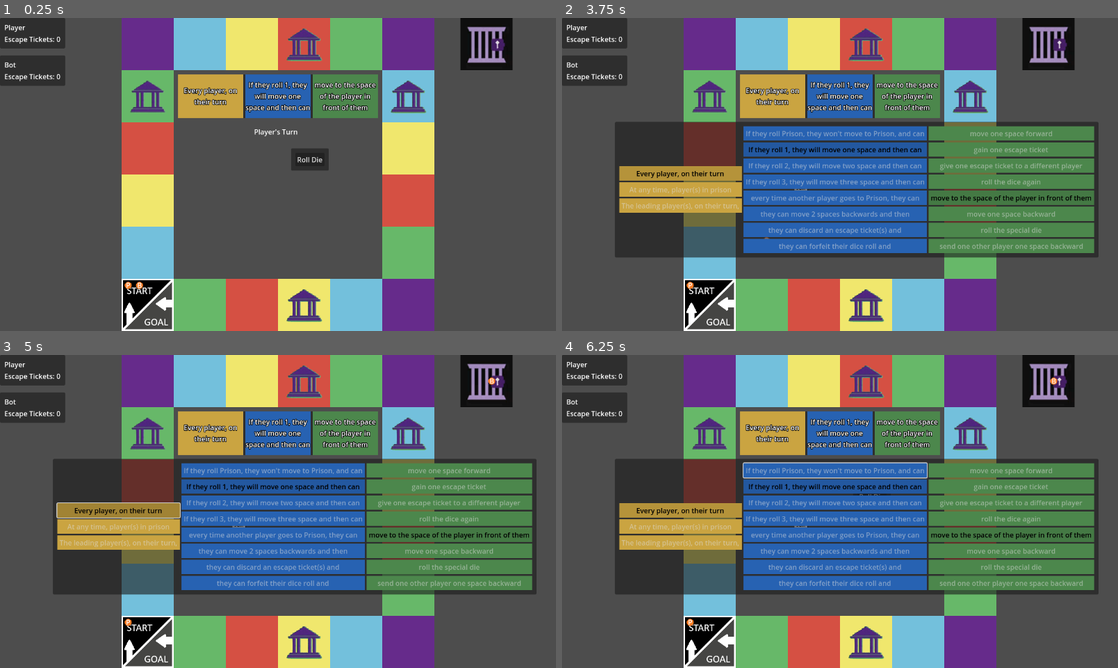
Above: before the commit, frames 1-4 (two rows, left to right).
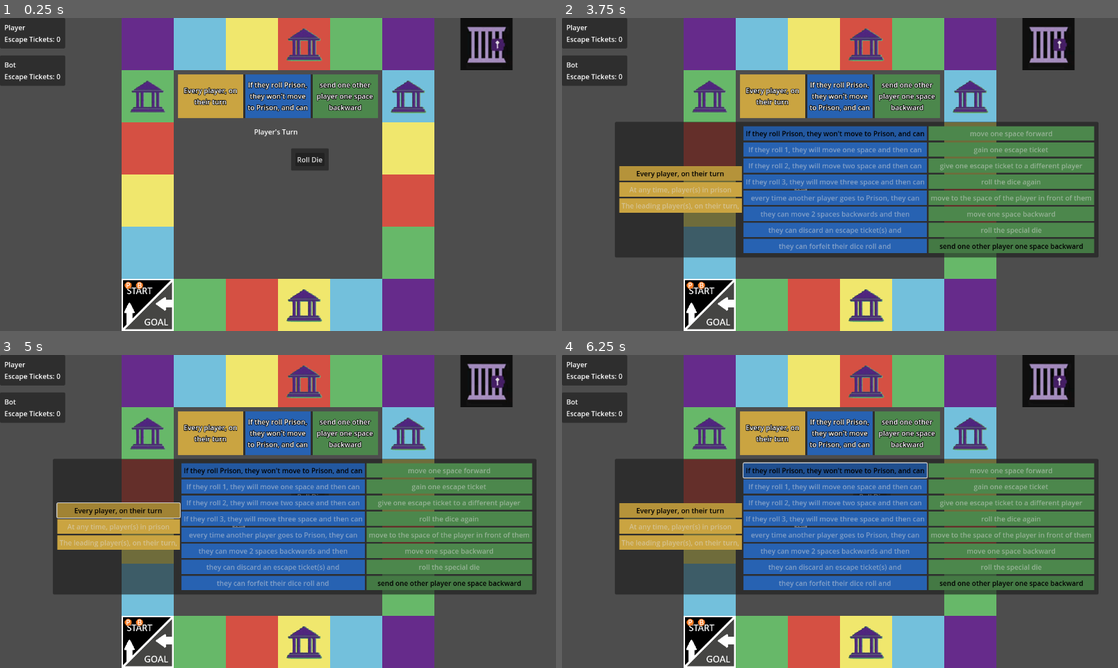
Above: after the commit, the same moments.

Repository: tjfeldman/RulesRace
Game: Godot game, scene res://rules_race_board.tscn
Two runs of this game, one before a commit and one after it. Both use one fixed random seed, a clock stepped at 60 frames per second and the inputs below.
Inputs (mouse positions are in pixels of both pictures, inside the frame that each line leads up to):
- Up to frame 1 (0.25 s): no input
- Up to frame 2 (3.75 s): click "Roll Die" at 0.5 s; tap Enter at 1.25, 3.5 s; move the mouse to (962, 158) at 1.27 s; click (962, 158) at 1.42 s; click "End Turn" at 2 s; tap Space at 2.75 s; move the mouse to (728, 190) at 2.77 s; click (728, 190) at 2.92 s; move the mouse to (895, 105) at 3.52 s; click (895, 105) at 3.67 s
- Up to frame 3 (5 s): click "Every player, on their turn" at 4.25 s
- Up to frame 4 (6.25 s): click (834, 486) at 5 s, where only the run before the commit has a clickable "If they roll 1, they will mov…"; click (834, 470) at 5.75 s, where only the run after the commit has a clickable "If they roll Prison, they won…"

The runs differ from the first frame. In frame 1, 0.9% of the frame differs, in the area x 44-68%, y 20-31%; in frame 2, 2.1%; in frame 3, 2.1%; in frame 4, 3.3%, in the area x 24-96%, y 7-87%.

Commit message:
Changed handling of Group Rules so everything is handled in the GroupRuleManager. Changed movePlayerForward and movePlayerBackward functions to private and added movePlayerXSpaces to clean up player movement. Added effect trigger for moving another player back. Added selection UI for target effects.
Signed-off-by: Tyler Feldman <tyler.feldman148@gmail.com>

Diff:
--- /dev/null
+++ b/scenes/selectPlayerPrompt.tscn
@@ -0,0 +1,31 @@
+[gd_scene load_steps=2 format=3 uid="uid://bkcvgkppr4cdj"]
+
+[ext_resource type="Script" uid="uid://bqkbfljk2qwdr" path="res://scripts/SelectPlayerPrompt.gd" id="1_o04oh"]
+
+[node name="SelectPlayer" type="CenterContainer"]
+offset_right = 1280.0
+offset_bottom = 720.0
+script = ExtResource("1_o04oh")
+
+[node name="PanelContainer" type="PanelContainer" parent="."]
+layout_mode = 2
+
+[node name="MarginContainer" type="MarginContainer" parent="PanelContainer"]
+layout_mode = 2
+theme_override_constants/margin_left = 5
+theme_override_constants/margin_top = 5
+theme_override_constants/margin_right = 5
+theme_override_constants/margin_bottom = 5
+
+[node name="VBoxContainer" type="VBoxContainer" parent="PanelContainer/MarginContainer"]
+layout_mode = 2
+
+[node name="Label" type="Label" parent="PanelContainer/MarginContainer/VBoxContainer"]
+layout_mode = 2
+text = "Select Player"
+
+[node name="HSeparator" type="HSeparator" parent="PanelContainer/MarginContainer/VBoxContainer"]
+layout_mode = 2
+
+[node name="ButtonList" type="VBoxContainer" parent="PanelContainer/MarginContainer/VBoxContainer"]
+layout_mode = 2
--- a/scripts/GroupRuleManager.gd
+++ b/scripts/GroupRuleManager.gd
@@ -10,17 +10,20 @@
 var triggerRule: GroupRules.Trigger = GroupRules.Trigger.NONE;
 var effectRule: GroupRules.Effect = GroupRules.Effect.NONE;
 
+var canRules = [GroupRules.Trigger.ROLL_PRISON, GroupRules.Trigger.ROLL_ONE, GroupRules.Trigger.ROLL_TWO, GroupRules.Trigger.ROLL_THREE, GroupRules.Trigger.MOVES_PRISON]
+var targetsAnotherPlayer = [GroupRules.Effect.TRANSFER_TICKET, GroupRules.Effect.SEND_PLAYER_BACK_ONE]
+
 const LABEL_TEXT = {
 	GroupRules.Effect.MOVE_ONE: "Would you like to move 1 space forward?",
 	GroupRules.Effect.GAIN_TICKET: "Would you like to gain 1 Escape Ticket?",
 	GroupRules.Effect.REROLL_DIE: "Would you like to roll the die again?",
 	GroupRules.Effect.ROLL_SPECIAL_DIE: "Would you like to roll the special die?",
 	GroupRules.Effect.MOVE_TO_PLAYER_AHEAD: "Would you like to move to the player ahead?",
+	GroupRules.Effect.MOVE_BACK: "Would you like to move back 1 space?",
+	GroupRules.Effect.SEND_PLAYER_BACK_ONE: "Pick player to move back 1 space"
 }
 
 #TODO: Maybe change to Static Class
-
-var cachePlayerAhead = null;
 
 func _ready() -> void:
 	group_rule_selector.visible = false;
@@ -40,18 +43,30 @@
 	effectRule = effectRuleBtn.type;
 
 func _can_benefit_from_effect(affectedPlayer: Player):
+	#if player has made it to the goal, they cannot benefit from the effect
+	if affectedPlayer.hasFinished(): return false;
+
 	match effectRule:
 		GroupRules.Effect.MOVE_ONE:
 			return !affectedPlayer.isInJail();
 		GroupRules.Effect.MOVE_TO_PLAYER_AHEAD:
 			return !affectedPlayer.isInJail() and PlayerManager.getPlayerAhead(affectedPlayer);
+		GroupRules.Effect.MOVE_BACK:
+			return affectedPlayer.getBoardPosition() > 0;
+		GroupRules.Effect.SEND_PLAYER_BACK_ONE:
+			#we can't move players who are at the start or are currently in jail
+			return PlayerManager.getListOfAllOtherPlayers(affectedPlayer).filter(func(p): return p.getBoardPosition() > 0 and not p.isInJail());
 		_:
 			return true;
 
-func _trigger_effect(affectedPlayer: Player):
+func _trigger_effect(scene: Node2D, affectedPlayer: Player):
+	#if the rule can be used, asked the player if they want to use it
+	if effectRule in canRules and not affectedPlayer.isBot():
+		#exit if they decline
+		if not await _promptForEffect(scene): return;
 	match effectRule:
 		GroupRules.Effect.MOVE_ONE:
-			await affectedPlayer.movePlayerForward();
+			await affectedPlayer.movePlayerXSpaces(1);
 		GroupRules.Effect.GAIN_TICKET:
 			affectedPlayer.addEscapeTicket();
 		GroupRules.Effect.REROLL_DIE:
@@ -60,32 +75,70 @@
 			Events.emit_signal("gain_die_roll", true);
 		GroupRules.Effect.MOVE_TO_PLAYER_AHEAD:
 			await affectedPlayer.moveToPlayer(PlayerManager.getPlayerAhead(affectedPlayer));
+		GroupRules.Effect.MOVE_BACK:
+			await affectedPlayer.movePlayerXSpaces(-1);
 
-func checkRollTrigger(roll: Variant):
+func _target_effect(scene: Node2D, affectedPlayer: Player):
+	#we can't move players who are at the start or are currently in jail
+	var playerList = PlayerManager.getListOfAllOtherPlayers(affectedPlayer);
+	var target : Player = null;
+	match effectRule:
+		GroupRules.Effect.SEND_PLAYER_BACK_ONE:
+			#can't move players who are at start or currently in jail
+			playerList.filter(func(p): return p.getBoardPosition() > 0 and not p.isInJail());
+			if affectedPlayer.isBot():
+				target = playerList.pick_random();
+			else:
+				target = await _promptTargetEffect(scene, playerList);
+			if not target: return;	#if no target is selected, exit
+			await target.movePlayerXSpaces(-1);
+
+func checkRollTrigger(scene: Node2D, player: Player, roll: Variant):
 	match [triggerRule, roll]:
 		[GroupRules.Trigger.ROLL_PRISON, "Jail"]:
+			#DO NOT GO TO JAIL AND CAN USE EFFECT
+			if _can_benefit_from_effect(player):
+				await _useEffect(scene, player);
 			return true;
 		[GroupRules.Trigger.ROLL_ONE, 1]:
+			#MOVE PLAYER FORWARD 1 AND CAN USE EFFECT
+			await player.movePlayerXSpaces(1);
+			if _can_benefit_from_effect(player):
+				await _useEffect(scene, player);
 			return true;
 		[GroupRules.Trigger.ROLL_TWO, 2]:
+			#MOVE PLAYER FORWARD 2 AND CAN USE EFFECT
+			await player.movePlayerXSpaces(2);
+			if _can_benefit_from_effect(player):
+				await _useEffect(scene, player);
 			return true;
 		[GroupRules.Trigger.ROLL_THREE, 3]:
+			#MOVE PLAYER FORWARD 3 AND CAN USE EFFECT
+			await player.movePlayerXSpaces(3);
+			if _can_benefit_from_effect(player):
+				await _useEffect(scene, player);
 			return true;
 		_:
 			return false;
 
-#prompts the player who triggered the rule to gain the benefit
-func promptRuleEffect(scene: Node2D, player: Player):
-	if not _can_benefit_from_effect(player):
-		return; #no reason to prompt player for effect since they cannot benefit
+func _useEffect(scene: Node2D, player: Player):
+	if effectRule in targetsAnotherPlayer:
+		await _target_effect(scene, player);
+	else:
+		await _trigger_effect(scene, player);
 
-	if !player.isBot():
-		var confirmBox = preload("res://scenes/confirmRuleUsage.tscn");
-		var confirm = confirmBox.instantiate();
-		scene.add_child(confirm);
-		confirm.setLabel(LABEL_TEXT[effectRule]);
-		if await confirm.choice_choosen:
-			await _trigger_effect(player);
-	else:
-		await get_tree().create_timer(0.5).timeout;
-		await _trigger_effect(player);
+#prompts the player who triggered the rule if they want to use the effect
+func _promptForEffect(scene: Node2D):
+	var confirmBox = preload("res://scenes/confirmRuleUsage.tscn");
+	var confirm = confirmBox.instantiate();
+	scene.add_child(confirm);
+	confirm.setLabel(LABEL_TEXT[effectRule]);
+	return confirm.choice_choosen;
+
+#prompt the player who they want to target
+func _promptTargetEffect(scene: Node2D, targetList: Array[Player]):
+	var selectPrompt = preload("res://scenes/selectPlayerPrompt.tscn");
+	var prompt = selectPrompt.instantiate();
+	scene.add_child(prompt);
+	prompt.setPlayerList(targetList, triggerRule in canRules);
+	return await prompt.selected_player;
--- a/scripts/GroupRuleSelector.gd
+++ b/scripts/GroupRuleSelector.gd
@@ -49,8 +49,8 @@
 func random_rule():
 	#select random group rules
 	selectedWhenRule = whenGroupButtons[0];
-	selectedTriggerRule = triggerGroupButtons[randi_range(0,3)];
-	selectedEffectRule = effectGroupButtons[4];
+	selectedTriggerRule = triggerGroupButtons[0];
+	selectedEffectRule = effectGroupButtons[7];
 
 	#toggle selected
 	selectedWhenRule.button_pressed = true;
--- a/scripts/Main.gd
+++ b/scripts/Main.gd
@@ -54,19 +54,17 @@
 
 func _on_dice_has_rolled(_type: Dice.Type, roll: Variant) -> void:
 	var currentPlayer = PlayerManager.getCurrentTurnPlayer();
-	var groupRuleTriggered = group_rule_manager.checkRollTrigger(roll);
+	if await group_rule_manager.checkRollTrigger(self, currentPlayer, roll):
+		turn_status.text = "%s triggered the group rule" %currentPlayer.playerName;
+		Events.emit_signal("player_moved", false);
+		return;
+
 	match roll:
 		"Jail":
-			#if the group rule triggered on rolling prison, player does not go to prison
-			if not groupRuleTriggered:
-				var sentToJail = await currentPlayer.sendToJail();
-				if sentToJail:
-					turn_status.text = "%s went to jail" %currentPlayer.playerName;
-				Events.emit_signal("player_moved", false);
-			else:
-				turn_status.text = "%s triggered the group rule" %currentPlayer.playerName;
-				await group_rule_manager.promptRuleEffect(self, currentPlayer);
-				Events.emit_signal("player_moved", false);
+			var sentToJail = await currentPlayer.sendToJail();
+			if sentToJail:
+				turn_status.text = "%s went to jail" %currentPlayer.playerName;
+			Events.emit_signal("player_moved", false);
 		"Escape":
 			var escapeFromJail = await currentPlayer.escapeFromJail();
 			if escapeFromJail:
@@ -75,21 +73,16 @@
 		_:
 			if !currentPlayer.isInJail():
 				turn_status.text = "%s is moving %s spaces" %[currentPlayer.playerName, roll];
-				while roll > 0:
-					await currentPlayer.movePlayerForward();
-					roll -= 1;
+				await currentPlayer.movePlayerXSpaces(roll);
 
 				if currentPlayer.hasFinished():
 					pass;#Player has won, no need to do anything more
 				#check if the tile landed on is an office space if group rule didn't triggered
-				elif not groupRuleTriggered and board.isOfficeSpace(currentPlayer.getBoardPosition()):
+				elif board.isOfficeSpace(currentPlayer.getBoardPosition()):
 					turn_status.text = "%s landed on office" %currentPlayer.playerName;
 					await promptForOfficeReward(currentPlayer);
+			Events.emit_signal("player_moved", false);
 
-			if groupRuleTriggered and not currentPlayer.hasFinished():
-				turn_status.text = "%s triggered the group rule" %currentPlayer.playerName;
-				await group_rule_manager.promptRuleEffect(self, currentPlayer);
-			Events.emit_signal("player_moved", false);
 
 #TODO: Factor for more than 2 players
 func _player_finished(player: Player):
--- a/scripts/Player.gd
+++ b/scripts/Player.gd
@@ -54,17 +54,26 @@
 	tween.tween_property(piece, "position", newPos, moveSpeed);
 	await tween.finished;
 
+func movePlayerXSpaces(x: int):
+	while x != 0:
+		if x > 0:
+			await _movePlayerForward();
+			x -= 1;
+		else:
+			await _movePlayerBackward();
+			x += 1;
+
 func moveToPlayer(player: Player):
-	var dist = player.getBoardPosition() - self.getBoardPosition();
-	while dist > 0:
+	var dist = player.getBoardPosition() - _boardPosition;
+	while dist != 0:
 		if dist > 0:
-			await movePlayerForward();
+			await _movePlayerForward();
 			dist -= 1;
 		else:
-			#TODO: Add move PlayerBackward function
+			await _movePlayerBackward();
 			dist += 1;
 
-func movePlayerForward():
+func _movePlayerForward():
 	#prevent movement if player is in jail or has finished
 	if !_inJail and !_finished:
 		_boardPosition += 1;
@@ -75,6 +84,12 @@
 		if board.isGoalSpace(_boardPosition):
 			_finished = true;
 			Events.emit_signal("player_reached_goal", self);
+
+func _movePlayerBackward():
+	if !_inJail and _boardPosition > 0:
+		_boardPosition -= 1;
+		var targetTile = board.getTilePosition(_boardPosition);
+		await _movePlayer(targetTile);
 
 func sendToJail():
 	if !_inJail:
--- a/scripts/PlayerManager.gd
+++ b/scripts/PlayerManager.gd
@@ -24,19 +24,20 @@
 #TODO: Add function to track leading player
 
 static func getPlayerAhead(player: Player):
+	#This isn't optimized, but max player size will be 12 so the affect is negligible
+	var otherPlayers = getListOfAllOtherPlayers(player);
 	var pos = player.getBoardPosition();
 
 	var closestDist = INF;
 	var closestPlayer = null;
-	for p in _players:
-		if p != player:
-			var dist = p.getBoardPosition() - player.getBoardPosition();
-			if (dist > 0 and dist < closestDist):
-				closestDist = dist;
-				closestPlayer = p;
+	for p in otherPlayers:
+		var dist = p.getBoardPosition() - pos;
+		if (dist > 0 and dist < closestDist):
+			closestDist = dist;
+			closestPlayer = p;
 
 	return closestPlayer;
 
-
+#returns list of other active players
 static func getListOfAllOtherPlayers(player: Player):
-	return _players.filter(func(p): return p != player);
+	return _players.filter(func(p): return p != player and not p.hasFinished());
--- /dev/null
+++ b/scripts/SelectPlayerPrompt.gd
@@ -0,0 +1,22 @@
+extends CenterContainer
+
+@onready var label: Label = $PanelContainer/MarginContainer/VBoxContainer/Label
+@onready var button_list: VBoxContainer = $PanelContainer/MarginContainer/VBoxContainer/ButtonList
+
+signal selected_player(player: Player);
+
+func setPlayerList(players: Array[Player], canSelectNone: bool = false):
+	for player in players:
+		var button = Button.new();
+		button.text = player.name;
+		button.pressed.connect(_button_pressed.bind(player));
+		button_list.add_child(button);
+	if canSelectNone:
+		var button = Button.new();
+		button.text = "None";
+		button.pressed.connect(_button_pressed.bind(null));
+		button_list.add_child(button);
+
+func _button_pressed(player: Player):
+	queue_free();
+	selected_player.emit(player);
Not shown, added: scripts/SelectPlayerPrompt.gd.uid
Not shown, changed: README.md
